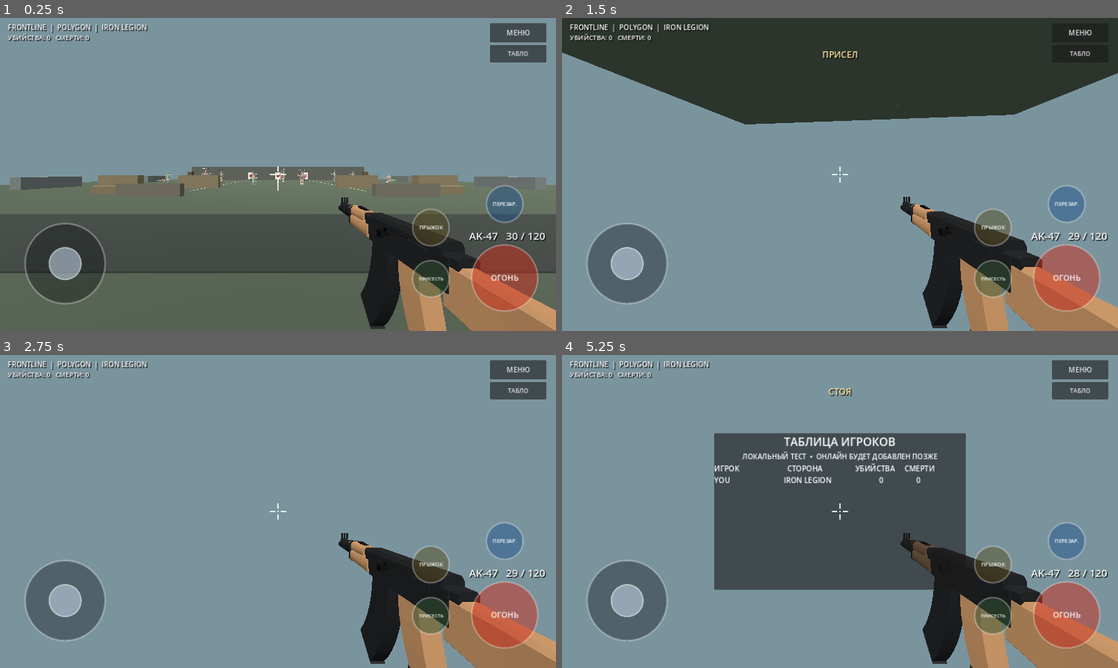
Above: before the commit, frames 1-4 (two rows, left to right).
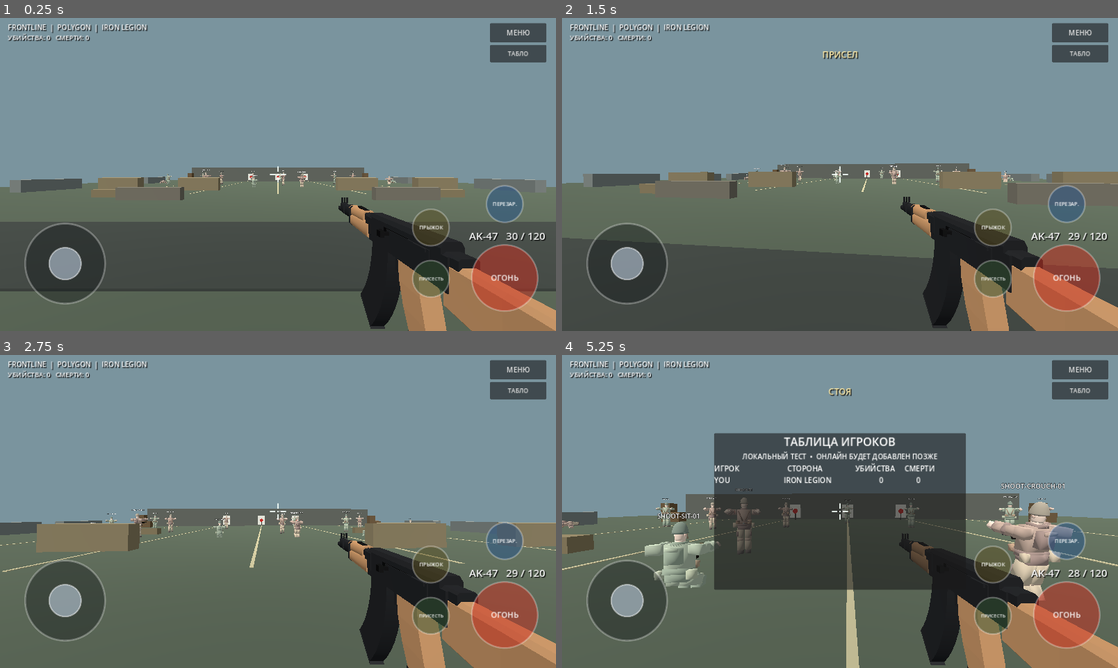
Above: after the commit, the same moments.

Repository: Bihan293/FRONTLINE_Godot
Game: Godot game, scene res://scenes/Polygon.tscn
The game is run twice, just before and just after one commit, with the same random seed, the same clock (stepped at 60 frames per second) and the same inputs. This scene is started directly instead of the project's main scene.
Inputs (mouse positions are in pixels of both pictures, inside the frame that each line leads up to):
- Up to frame 1 (0.25 s): no input
- Up to frame 2 (1.5 s): tap Enter at 0.5 s; move the mouse to (867, 174) at 0.52 s; hold W from 0.53 s (still down); tap R at 0.6 s; click (867, 174) at 0.67 s; tap Space at 0.77 s; move the mouse to (812, 174) at 1.27 s; tap C at 1.35 s
- Up to frame 3 (2.75 s): keep holding W; tap Space at 1.52 s; move the mouse to (289, 505) at 2.02 s; hold Shift from 2.03 s (still down)
- Up to frame 4 (5.25 s): keep holding W; move the mouse to (834, 517) at 2.77 s; release Shift at 2.78 s; tap Tab at 2.85 s; click (834, 517) at 2.92 s; tap Space at 3.02, 3.77, 4.52 s; move the mouse to (878, 514) at 3.52 s; tap R at 3.6 s; move the mouse to (795, 508) at 4.27 s; tap C at 4.35 s; move the mouse to (845, 511) at 5.02 s; hold Shift from 5.03 s (still down); click (845, 511) at 5.17 s

The runs differ from the first frame. In frame 1, 6.4% of the frame differs, in the area x 0-100%, y 47-88%; in frame 2, 70%, in the area x 0-100%, y 0-100%; in frame 3, 40%; in frame 4, 44%.

Commit message:
fix(world): solid floor collision + merge soldier meshes for mobile performance
- add missing CollisionShape3D to every solid polygon box (player no longer falls through the floor)
- merge each soldier's 49 mesh parts into one skinned mesh with baked vertex colours: ~780 draw calls for 16 dummies -> 16
- share map materials by colour and stop per-frame processing for static targets
- keep facing-player behaviour for static dummies via deferred settle

Diff:
--- a/scripts/dummy.gd
+++ b/scripts/dummy.gd
@@ -10,6 +10,7 @@
 const MODEL_LIFT := 1.23
 const PRONE_Y := 0.32
 
+static var _merged_mesh_cache: Dictionary = {}
 static var _normal_mesh_cache: Dictionary = {}
 
 var team_name := "IRON LEGION"
@@ -52,6 +53,7 @@
 var _sfx: AudioStreamPlayer3D
 
 func _ready() -> void:
+    add_to_group("training_dummy")
     _base_position = position
     _build_visual()
     _apply_stance()
@@ -65,6 +67,16 @@
     var player := get_tree().get_first_node_in_group("player") as Node3D
     if player != null and not shooting:
         _face_position(player.global_position, 1.0)
+    # Статичным мишеням не нужно обновляться каждый кадр. Поворачиваемся к
+    # игроку отложенно, потому что игрок создаётся после манекенов.
+    if not _patrol_active and not shooting:
+        _settle_static.call_deferred()
+
+func _settle_static() -> void:
+    var player := get_tree().get_first_node_in_group("player") as Node3D
+    if player != null:
+        _face_position(player.global_position, 1.0)
+    set_process(false)
 
 func _build_visual() -> void:
     _pivot = Node3D.new()
@@ -80,7 +92,7 @@
         push_error("FRONTLINE: cannot load soldier model " + path)
         return
     var model = packed.instantiate()
-    _fix_normals(model)
+    _prepare_model(model, path)
     _visual.add_child(model)
     _visual.set_script(PROCEDURAL)
     _pivot.add_child(_visual)
@@ -304,6 +316,7 @@
     _dead = true
     _fall = 0.0
     _respawn_timer = 2.6
+    set_process(true)
     for box in _hitboxes:
         box.collision_layer = 0
     if _gun_pivot != null:
@@ -419,6 +432,97 @@
         _proc.set_motion(0.0, false)
     if shooting:
         _shoot_timer = randf_range(0.8, 2.0)
+    if not _patrol_active and not shooting:
+        set_process(false)
+
+func _prepare_model(root: Node, path: String) -> void:
+    # Исходный GLB состоит из ~49 отдельных MeshInstance3D (по одному на деталь
+    # экипировки). На 16 манекенах это ~780 skinned draw call — главная причина
+    # лагов на телефоне. Сливаем все поверхности в один меш, запекая цвет
+    # материала в вершинные цвета: получается 1 draw call на манекен.
+    var skeleton := root.find_child("Skeleton3D", true, false) as Skeleton3D
+    if skeleton == null:
+        _fix_normals(root)
+        return
+    var parts: Array = []
+    for child in skeleton.get_children():
+        if child is MeshInstance3D:
+            parts.append(child)
+    if parts.is_empty():
+        return
+    var skin: Skin = parts[0].skin
+    var merged: ArrayMesh = _merged_mesh_cache.get(path)
+    if merged == null:
+        merged = _merge_meshes(parts)
+        _merged_mesh_cache[path] = merged
+    for part in parts:
+        skeleton.remove_child(part)
+        part.queue_free()
+    var inst := MeshInstance3D.new()
+    inst.name = "MergedSoldier"
+    inst.mesh = merged
+    inst.skin = skin
+    inst.skeleton = NodePath("..")
+    skeleton.add_child(inst)
+
+func _merge_meshes(parts: Array) -> ArrayMesh:
+    var verts := PackedVector3Array()
+    var normals := PackedVector3Array()
+    var colors := PackedColorArray()
+    var bones := PackedInt32Array()
+    var weights := PackedFloat32Array()
+    var has_skin_data := false
+    for part in parts:
+        var src: Mesh = part.mesh
+        if src == null:
+            continue
+        for surf in range(src.get_surface_count()):
+            # Исходный меш без NORMAL: разворачиваем индексы и генерируем
+            # плоские нормали (низкополигональный вид сохраняется).
+            var st := SurfaceTool.new()
+            st.create_from(src, surf)
+            st.deindex()
+            st.generate_normals()
+            var tmp: ArrayMesh = st.commit()
+            if tmp == null or tmp.get_surface_count() == 0:
+                continue
+            var arrays: Array = tmp.surface_get_arrays(0)
+            var v: PackedVector3Array = arrays[Mesh.ARRAY_VERTEX]
+            var n: PackedVector3Array = arrays[Mesh.ARRAY_NORMAL]
+            if v.is_empty() or n.size() != v.size():
+                continue
+            var color := Color(0.66, 0.66, 0.66)
+            var mat = src.surface_get_material(surf)
+            if mat is StandardMaterial3D:
+                color = mat.albedo_color
+            verts.append_array(v)
+            normals.append_array(n)
+            for _i in range(v.size()):
+                colors.append(color)
+            var b = arrays[Mesh.ARRAY_BONES]
+            var w = arrays[Mesh.ARRAY_WEIGHTS]
+            if b != null and w != null and b.size() == v.size() * 4 and w.size() == v.size() * 4:
+                bones.append_array(b)
+                weights.append_array(w)
+                has_skin_data = true
+    var out := ArrayMesh.new()
+    if verts.is_empty():
+        return out
+    var arrays := []
+    arrays.resize(Mesh.ARRAY_MAX)
+    arrays[Mesh.ARRAY_VERTEX] = verts
+    arrays[Mesh.ARRAY_NORMAL] = normals
+    arrays[Mesh.ARRAY_COLOR] = colors
+    if has_skin_data:
+        arrays[Mesh.ARRAY_BONES] = bones
+        arrays[Mesh.ARRAY_WEIGHTS] = weights
+    out.add_surface_from_arrays(Mesh.PRIMITIVE_TRIANGLES, arrays)
+    var mat := StandardMaterial3D.new()
+    mat.albedo_color = Color.WHITE
+    mat.vertex_color_use_as_albedo = true
+    mat.roughness = 1.0
+    out.surface_set_material(0, mat)
+    return out
 
 func _fix_normals(root: Node) -> void:
     # Исходные GLB солдат не содержат NORMAL. Godot их не генерирует,
--- a/scripts/polygon.gd
+++ b/scripts/polygon.gd
@@ -13,6 +13,7 @@
 var scoreboard: PanelContainer
 var stats_label: Label
 var ui_click: AudioStreamPlayer
+var _mat_cache: Dictionary = {}
 
 func _ready() -> void:
     team_name = str(get_tree().get_meta("selected_team", "IRON LEGION"))
@@ -21,9 +22,13 @@
     _build_hud()
 
 func _mat(color: Color) -> StandardMaterial3D:
+    var key: String = color.to_html()
+    if _mat_cache.has(key):
+        return _mat_cache[key]
     var m := StandardMaterial3D.new()
     m.albedo_color = color
     m.roughness = 1.0
+    _mat_cache[key] = m
     return m
 
 func _build_world() -> void:
@@ -60,6 +65,11 @@
         body.position = pos
         add_child(body)
         parent = body
+        var shape := CollisionShape3D.new()
+        var box := BoxShape3D.new()
+        box.size = size
+        shape.shape = box
+        body.add_child(shape)
     var mesh := BoxMesh.new()
     mesh.size = size
     var inst := MeshInstance3D.new()
